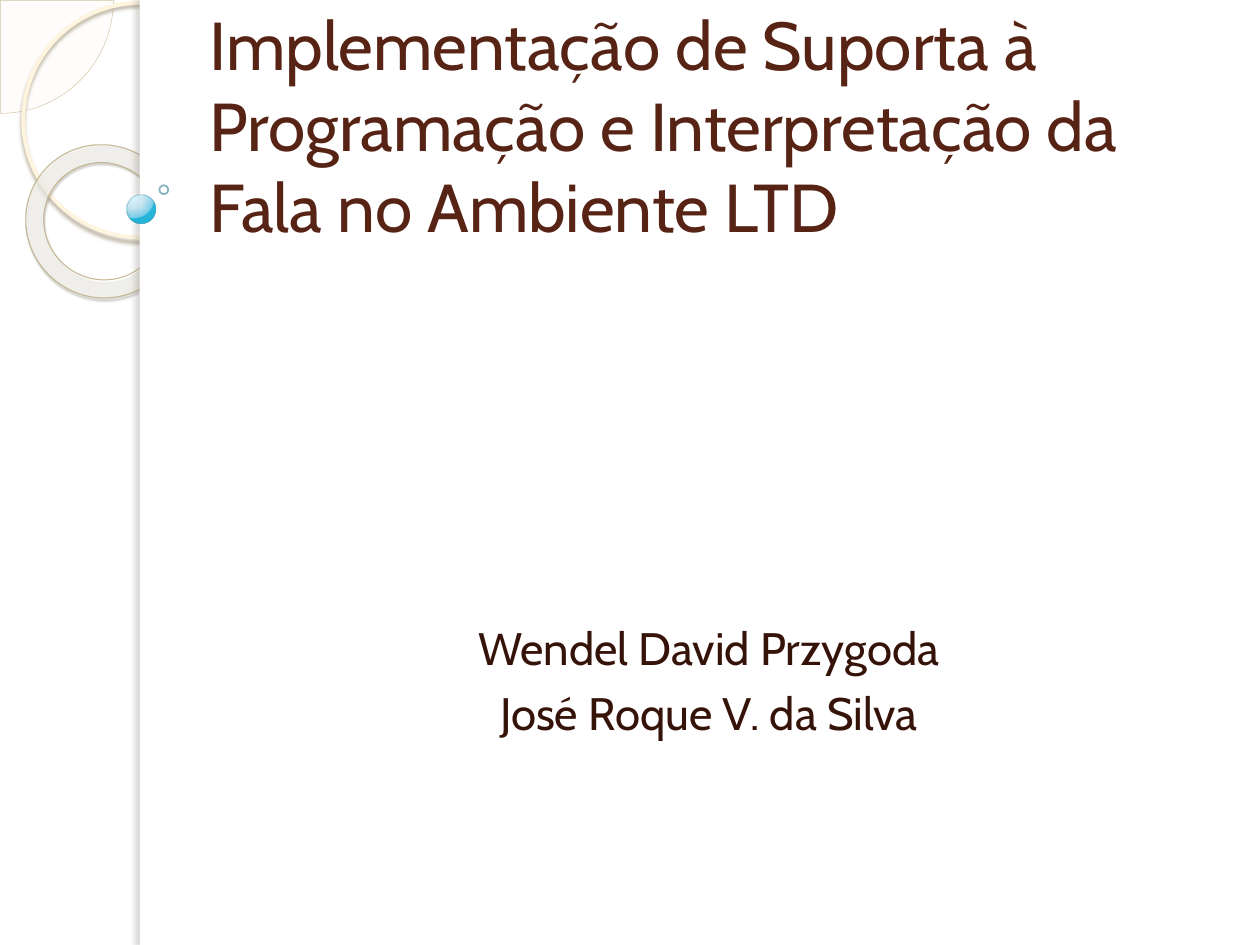
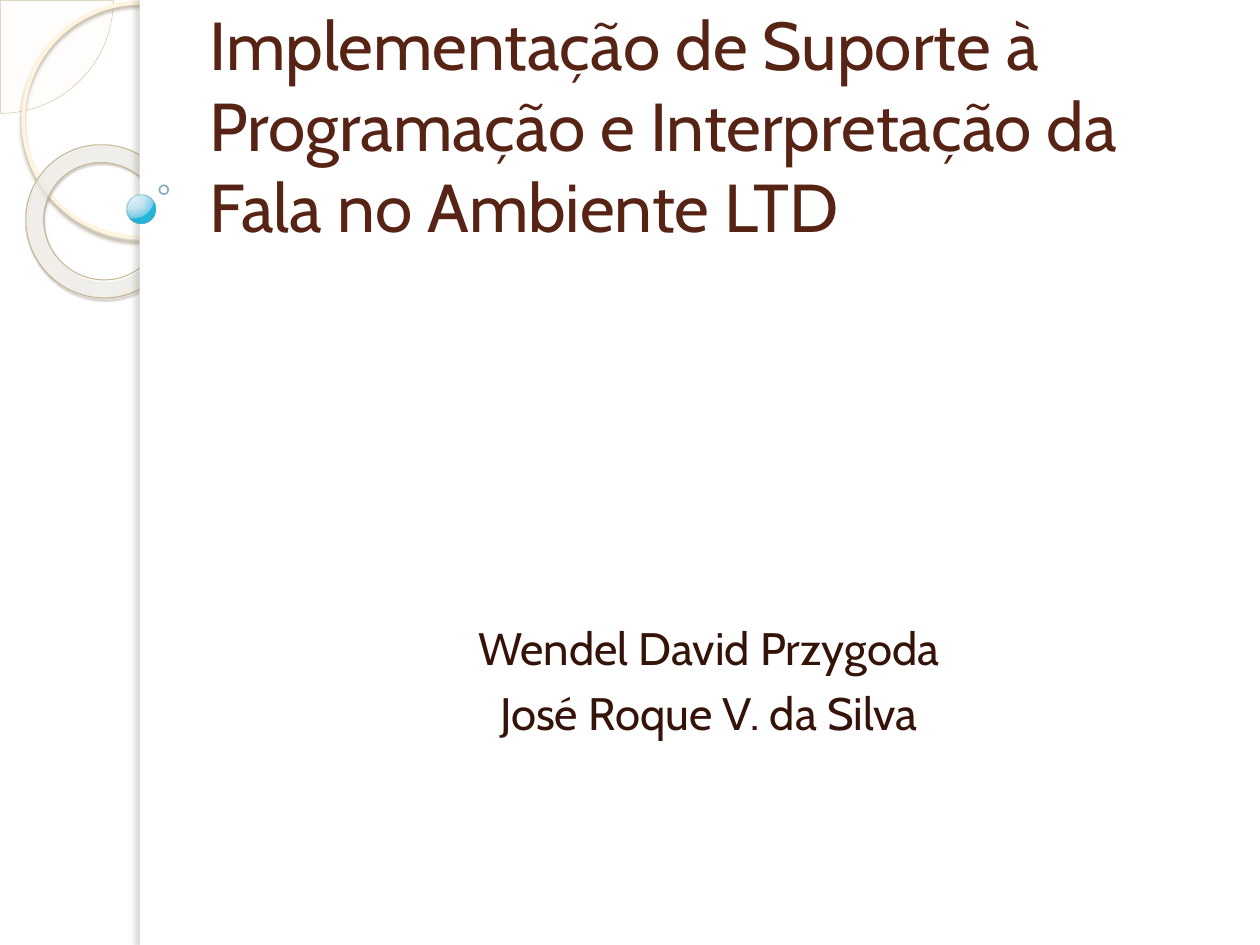
Before and after one commit to wendeldavid/soundwave, a slide deck: slide 1 of docs/tcc/Implementação de Suporta à Programação e Interpretação da.pptx. Drawn at 1260x945 pixels with LibreOffice and Linux fonts; fonts in the diff are those of the drawing; background and template pictures are left out. Boxes give left, top, right and bottom in pixels: in the first picture for what was removed or moved away, otherwise in the second. Text is boxed around its words. In the diff, an @@ line names an element or a change of style, - is before the commit and + after.

```diff
--- a/docs/tcc/Implementação de Suporta à Programação e Interpretação da.pptx
+++ b/docs/tcc/Implementação de Suporta à Programação e Interpretação da.pptx
@@ title at box(210, 19, 1117, 233): text changed @@
-Implementação de Suporta à Programação e Interpretação da Fala no Ambiente LTD
+Implementação de Suporte à Programação e Interpretação da Fala no Ambiente LTD
```
Also in this commit, not shown: 5 other slides changed, 7 slides added, 2 slides removed.
